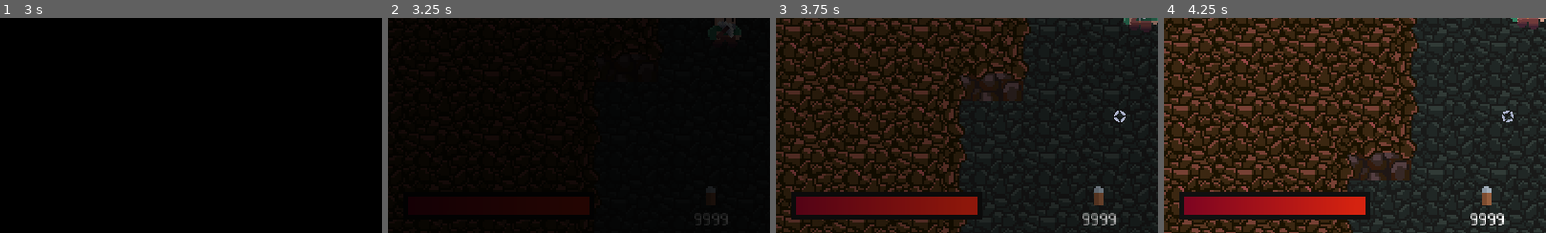
Above: before the commit, frames 1-4 (left to right).
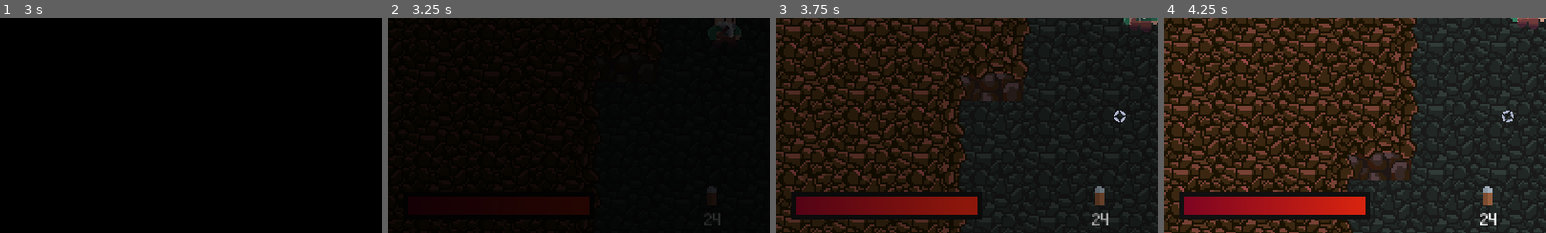
Above: after the commit, the same moments.

Repository: AyUpItsAli/Gunthers-Grotto-Coursework
Game: Godot game, scene res://GUI/MainMenu/MainMenu.tscn
The game is run twice, just before and just after one commit, with the same random seed, the same clock (stepped at 60 frames per second) and the same inputs.
Inputs (mouse positions are % of the whole screen's width and height, from its top left):
- Up to frame 1 (3 s): click (33, 58) at 0.5 s; tap Enter (force_exit_cave) at 1.25 s; move the mouse to (72, 45) at 1.27 s; hold D (move_right) 1.28-2.03 s; hold 3 (equip_dynamite) 1.28-2.03 s; tap Space at 2 s; move the mouse to (30, 55) at 2.02 s; hold S (move_down) 2.03-2.78 s; tap 1 (equip_pickaxe) at 2.1 s; move the mouse to (60, 28) at 2.77 s; hold D (move_right) from 2.78 s (still down); hold 2 (equip_revolver) from 2.78 s (still down)
- Up to frame 2 (3.25 s): keep holding D (move_right); keep holding 2 (equip_revolver)
- Up to frame 3 (3.75 s): move the mouse to (45, 70) at 3.52 s; release D (move_right) at 3.53 s; release 2 (equip_revolver) at 3.53 s; hold W (move_up) from 3.53 s (still down); tap E (interact) at 3.6 s
- Up to frame 4 (4.25 s): keep holding W (move_up)
The pictures show only the part of the screen within x 0-50%, y 47-97%; the shares and areas given below are measured in that part.

Frame 1 is identical in both runs. In frame 2, 0.1% of the frame differs, in the area x 80-89%, y 80-97%; in frame 3, 0.4%; in frame 4, 0.4%, in the area x 80-89%, y 78-97%.

Commit message:
Reset starting inventory

Diff:
--- a/Globals/PlayerData.gd
+++ b/Globals/PlayerData.gd
@@ -3,7 +3,7 @@
 const MAX_HEALTH = 10
 
 onready var starting_inventory = {
-	Globals.ItemIDs.REVOLVER_AMMO: 9999,
+	Globals.ItemIDs.REVOLVER_AMMO: 24,
 	Globals.ItemIDs.DYNAMITE_STICK: 2
 }
 
